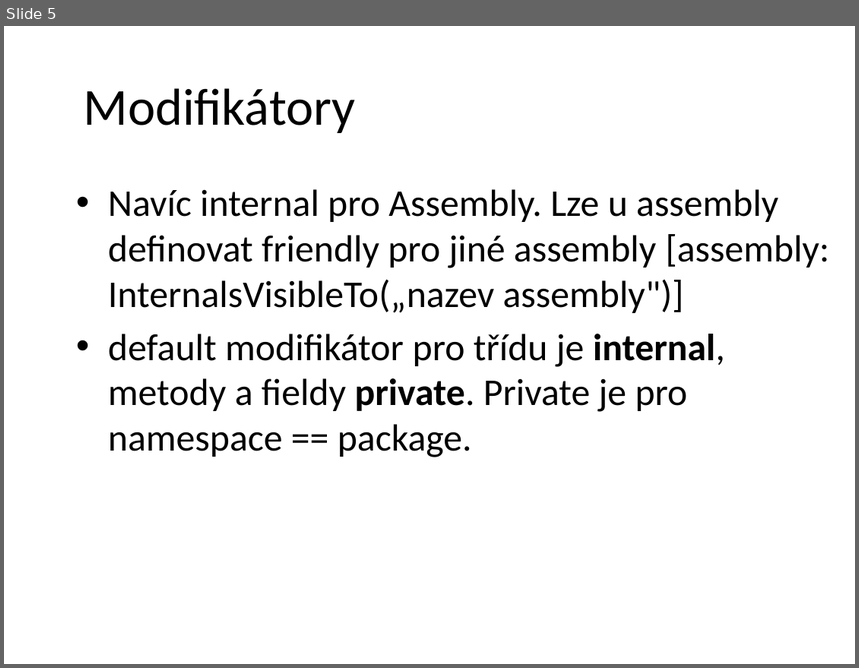
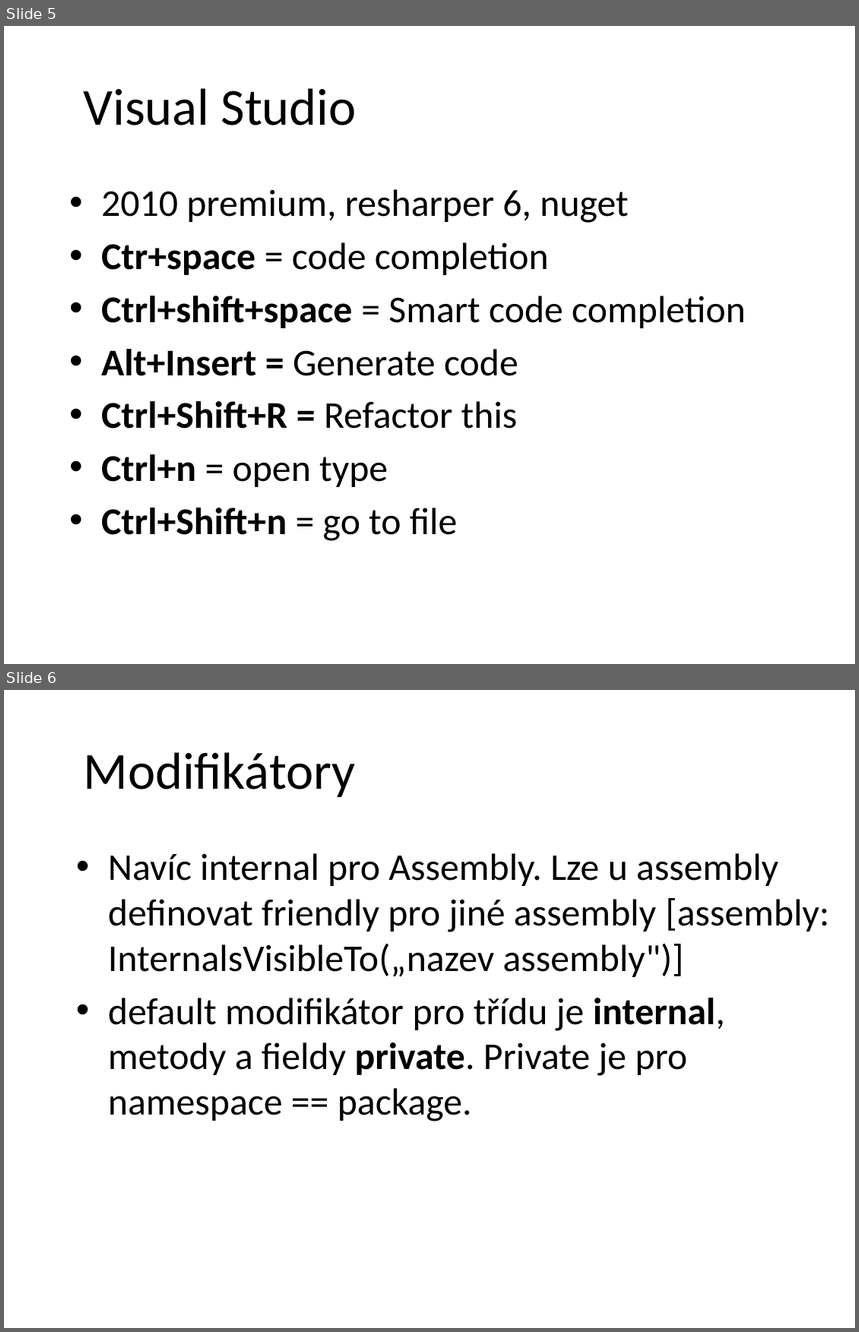
Before and after one commit to petrbalat/Skoleni-Csharp-NET, a slide deck: prezentace.pptx. Shown one above the other, each under a label of ours: slide 5 before the commit, slides 5 and 6 after it. The pictures are 859x668 and 859x1332 pixels, drawn with LibreOffice and Linux fonts; fonts in the diff are those of the drawing; background and template pictures are left out. Boxes give left, top, right and bottom in pixels: in the first picture for what was removed or moved away, otherwise in the second. Text is boxed around its words. In the diff, an @@ line names an element or a change of style, - is before the commit and + after.

```diff
--- a/prezentace.pptx
+++ b/prezentace.pptx
@@ slide 5 added at (4,26,855,664), background picture (left out) @@
@@ title added at (84,88,357,126), 44 pt, text #000000 @@
+Visual Studio
@@ text added at (101,189,746,541), 32 pt, text #000000 @@
+• 2010 premium, resharper 6, nuget
+• Ctr+space = code completion
+• Ctrl+shift+space = Smart code completion
+• Alt+Insert = Generate code
+• Ctrl+Shift+R = Refactor this
+• Ctrl+n = open type
+• Ctrl+Shift+n = go to file
@@ what was slide 5 is now slide 6 @@
```
Also in this commit, not shown: 2 other files.
